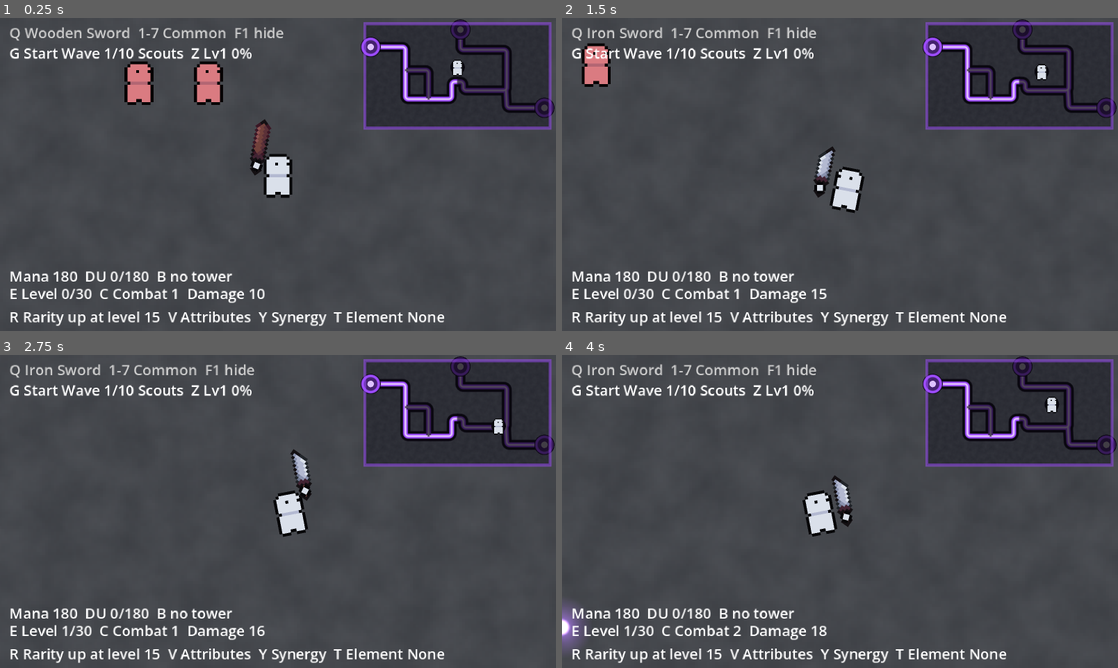
Above: before the commit, frames 1-4 (two rows, left to right).
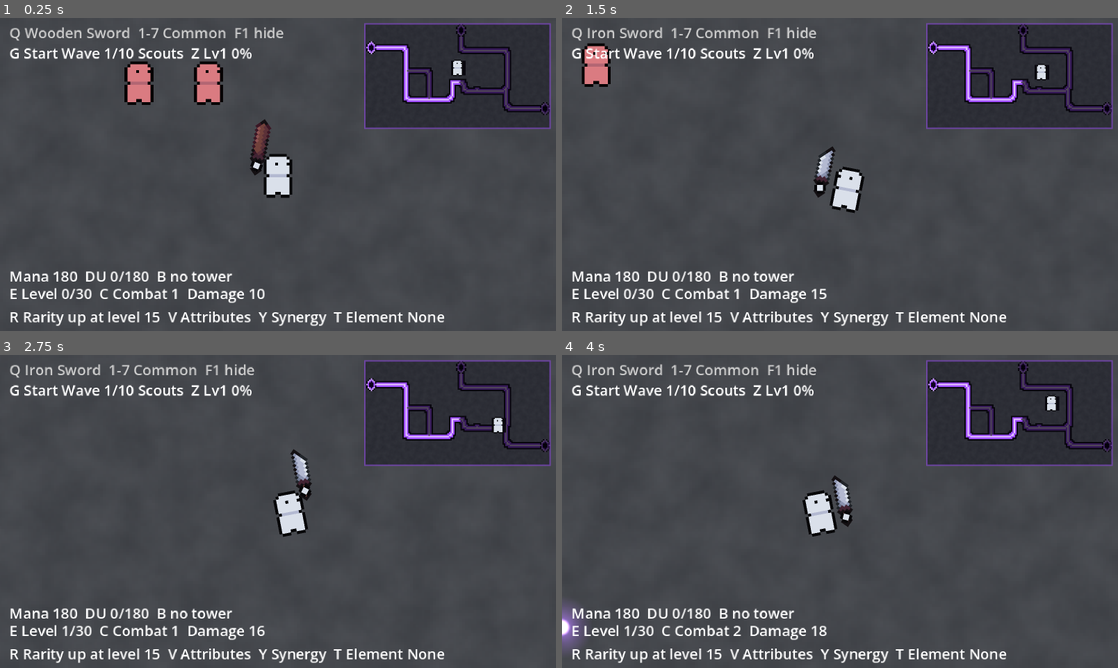
Above: after the commit, the same moments.

Repository: megalodooon/crystal-protectors
Game: Godot game, scene res://test.tscn
Two runs of this game, one before a commit and one after it. Both use one fixed random seed, a clock stepped at 60 frames per second and the inputs below.
Inputs (mouse positions are in pixels of both pictures, inside the frame that each line leads up to):
- Up to frame 1 (0.25 s): no input
- Up to frame 2 (1.5 s): tap Enter at 0.5 s; move the mouse to (962, 158) at 0.52 s; press the mouse at (962, 158) at 0.53 s; hold D (right) 0.53-1.28 s; move the mouse to (728, 190) at 1.27 s; release the mouse at (728, 190) at 1.28 s; hold S (down) from 1.28 s (still down); tap Q at 1.35 s
- Up to frame 3 (2.75 s): move the mouse to (333, 442) at 2.02 s; release S (down) at 2.03 s; hold D (right) from 2.03 s (still down); tap E at 2.1 s
- Up to frame 4 (4 s): move the mouse to (812, 574) at 2.77 s; release D (right) at 2.78 s; hold W (up) 2.78-3.53 s; tap R at 2.85 s; move the mouse to (1006, 558) at 3.52 s; hold A (left) from 3.53 s (still down); tap C at 3.6 s

The runs differ from the first frame. In frame 1, 2.5% of the frame differs, in the area x 64-100%, y 0-36%; in frame 2, 2.5%; in frame 3, 2.5%; in frame 4, 2.5%.

Commit message:
Minimap: pixel art lanes and portals that look like the real ones
The smooth anti-aliased polylines are gone. Lanes are blocks on a grid of
half a game pixel, so the minimap keeps twice the game's resolution and
hard pixel edges instead of soft ones. Cells are walked once per path,
deduped and cached, and locked paths draw first so an open lane always
wins where they cross - before this a locked lane painted over the open
one at the junctions.

A portal marker is now a small pixel version of the portal on the stage:
a tall ellipse with its voidColor inside and its own color on the rim,
instead of a flat disc.

Co-Authored-By: Claude Opus 5 <noreply@anthropic.com>

Diff:
--- a/godot/ui/minimap.gd
+++ b/godot/ui/minimap.gd
@@ -13,23 +13,25 @@
 @export var playerIcon : Texture2D
 @export var updateInterval : float = 0.05
 @export var detailScale : int = 0
-@export var laneStep : float = 3.0
+@export_range(0.125, 1.0) var pixelScale : float = 0.5
 
 @export_group("Look")
 @export var shadeColor : Color = Color(0.0, 0.0, 0.05, 0.35)
 @export var outlineColor : Color = Color(0.03, 0.02, 0.05, 0.95)
 @export var playerColor : Color = Color(1.0, 1.0, 1.0)
 @export var lockedFade : float = 0.35
-@export var laneWidth : float = 1.5
-@export var laneOutline : float = 0.9
-@export var portalRadius : float = 2.8
-@export var towerRadius : float = 1.5
-@export var enemyRadius : float = 0.9
+@export var laneOutline : int = 5
+@export var laneBody : int = 3
+@export var laneCore : int = 1
+@export var portalRadius : Vector2i = Vector2i(3, 4)
+@export var towerBlock : int = 3
+@export var enemyBlock : int = 2
 @export var playerIconSize : float = 6.0
 
 var unit : float = 1.0
+var pixel : float = 1.0
 var timer : float = 0.0
-var lanePoints : Dictionary[EnemyPathClass, PackedVector2Array] = {}
+var laneCells : Dictionary[EnemyPathClass, PackedVector2Array] = {}
 
 #------------------------#
 
@@ -46,10 +48,11 @@
 
 func apply_scale() -> void:
 	unit = float(get_detail_scale())
+	pixel = maxf(roundf(unit * pixelScale), 1.0)
 	size = minimapSize * unit
 	scale = Vector2.ONE / unit
 	position = Vector2(get_canvas_size().x - minimapSize.x - margin, margin)
-	lanePoints.clear()
+	laneCells.clear()
 	queue_redraw()
 
 func get_detail_scale() -> int:
@@ -76,77 +79,113 @@
 	draw_towers()
 	draw_enemies()
 	draw_player()
-	draw_rect(Rect2(Vector2.ZERO, size), Color(get_path_color(), 0.5), false, unit)
+	draw_rect(Rect2(Vector2.ZERO, size), Color(get_path_color(), 0.5), false, pixel)
 
 func draw_lanes() -> void:
 	if not pathNetwork:
 		return
+	var ordered : Array[EnemyPathClass] = get_ordered_paths()
+	for path in ordered:
+		draw_lane(path, laneOutline, outlineColor)
+	for path in ordered:
+		draw_lane(path, laneBody, fade(get_path_color(), path.active))
+	for path in ordered:
+		draw_lane(path, laneCore, fade(get_core_color(), path.active))
+
+func get_ordered_paths() -> Array[EnemyPathClass]:
+	var ordered : Array[EnemyPathClass] = []
 	for path in pathNetwork.paths:
-		draw_lane(path, laneWidth + laneOutline * 2.0, outlineColor)
+		if not path.active:
+			ordered.append(path)
 	for path in pathNetwork.paths:
-		draw_lane(path, laneWidth, fade(get_path_color(), path.active))
-	for path in pathNetwork.paths:
-		draw_lane(path, laneWidth * 0.4, fade(get_core_color(), path.active))
-
-func draw_lane(path : EnemyPathClass, width : float, color : Color) -> void:
-	var points : PackedVector2Array = get_lane_points(path)
-	if points.size() < 2:
-		return
-	draw_polyline(points, color, width * unit, true)
-
-func get_lane_points(path : EnemyPathClass) -> PackedVector2Array:
-	if lanePoints.has(path):
-		return lanePoints[path]
-	var points : PackedVector2Array = []
+		if path.active:
+			ordered.append(path)
+	return ordered
+
+func draw_lane(path : EnemyPathClass, thickness : int, color : Color) -> void:
+	for cell in get_lane_cells(path):
+		draw_block(cell, thickness, color)
+
+func get_lane_cells(path : EnemyPathClass) -> PackedVector2Array:
+	if laneCells.has(path):
+		return laneCells[path]
+	var cells : PackedVector2Array = []
+	var seen : Dictionary[Vector2, bool] = {}
 	var length : float = path.get_length()
 	if length > 0.0:
-		var steps : int = maxi(int(length / laneStep), 1)
+		var steps : int = maxi(int(length / (mapSize.x / size.x * pixel)) * 2, 1)
 		for i in steps + 1:
-			points.append(to_map(path.get_global_point(length * float(i) / float(steps))))
-	lanePoints[path] = points
-	return points
+			var cell : Vector2 = to_cell(path.get_global_point(length * float(i) / float(steps)))
+			if not seen.has(cell):
+				seen[cell] = true
+				cells.append(cell)
+	laneCells[path] = cells
+	return cells
 
 func draw_portals() -> void:
 	if not waveManager:
 		return
 	for portal in waveManager.portals:
-		var open : bool = portal.path == null or portal.path.active
-		var spot : Vector2 = to_map(portal.global_position)
-		var color : Color = fade(portal.color, open)
-		draw_circle(spot, (portalRadius + 0.7) * unit, outlineColor)
-		draw_circle(spot, portalRadius * unit, Color(color, 0.4))
-		draw_arc(spot, portalRadius * unit, 0.0, TAU, 28, color, 0.9 * unit, true)
-		draw_circle(spot, portalRadius * 0.4 * unit, fade(color.lerp(Color.WHITE, 0.65), open))
+		draw_portal(portal)
+
+func draw_portal(portal : PortalClass) -> void:
+	var open : bool = portal.path == null or portal.path.active
+	var center : Vector2 = to_cell(portal.global_position)
+	var rim : Color = fade(portal.color, open)
+	var core : Color = fade(portal.color.lerp(Color.WHITE, 0.5), open)
+	var hole : Color = fade(portal.voidColor, open)
+	for y in range(-portalRadius.y - 1, portalRadius.y + 2):
+		for x in range(-portalRadius.x - 1, portalRadius.x + 2):
+			var spread : float = Vector2(float(x) / float(portalRadius.x), float(y) / float(portalRadius.y)).length()
+			if spread > 1.2:
+				continue
+			var cellColor : Color = hole
+			if spread > 1.0:
+				cellColor = outlineColor
+			elif spread > 0.78:
+				cellColor = core
+			elif spread > 0.5:
+				cellColor = rim
+			draw_block(center + Vector2(float(x), float(y)), 1, cellColor)
 
 func draw_towers() -> void:
 	if not towerBuilder:
 		return
 	for tower in towerBuilder.built:
-		var spot : Vector2 = to_map(tower.global_position)
-		draw_circle(spot, (towerRadius + 0.7) * unit, outlineColor)
-		draw_circle(spot, towerRadius * unit, tower.get_color())
+		var cell : Vector2 = to_cell(tower.global_position)
+		draw_block(cell, towerBlock + 2, outlineColor)
+		draw_block(cell, towerBlock, tower.get_color())
 
 func draw_enemies() -> void:
 	if not waveManager:
 		return
 	for enemy in waveManager.get_enemy_parent().get_children():
 		if enemy is EnemyClass:
-			var spot : Vector2 = to_map(enemy.global_position)
-			draw_circle(spot, (enemyRadius + 0.5) * unit, outlineColor)
-			draw_circle(spot, enemyRadius * unit, enemy.sprite.modulate)
+			var cell : Vector2 = to_cell(enemy.global_position)
+			draw_block(cell, enemyBlock + 2, outlineColor)
+			draw_block(cell, enemyBlock, enemy.sprite.modulate)
 
 func draw_player() -> void:
 	if not player:
 		return
-	var spot : Vector2 = to_map(player.global_position)
+	var cell : Vector2 = to_cell(player.global_position)
 	var icon : Texture2D = get_player_icon()
 	if not icon:
-		draw_circle(spot, 1.7 * unit, outlineColor)
-		draw_circle(spot, 1.1 * unit, playerColor)
-		return
-	draw_circle(spot, playerIconSize * 0.42 * unit, outlineColor)
+		draw_block(cell, 4, outlineColor)
+		draw_block(cell, 2, playerColor)
+		return
+	draw_block(cell, int(playerIconSize * unit / pixel) - 2, outlineColor)
 	var iconSize : Vector2 = Vector2.ONE * playerIconSize * unit
-	draw_texture_rect(icon, Rect2(spot - iconSize / 2.0, iconSize), false)
+	draw_texture_rect(icon, Rect2((cell * pixel).round() - iconSize / 2.0, iconSize), false)
+
+func draw_block(cell : Vector2, thickness : int, color : Color) -> void:
+	if thickness <= 0:
+		return
+	var half : float = float(thickness) * 0.5 - 0.5
+	draw_rect(Rect2((cell - Vector2.ONE * half) * pixel, Vector2.ONE * float(thickness) * pixel), color)
+
+func to_cell(spot : Vector2) -> Vector2:
+	return (spot / mapSize * size / pixel).floor()
 
 func get_player_icon() -> Texture2D:
 	if playerIcon:
@@ -168,6 +207,3 @@
 
 func fade(color : Color, active : bool) -> Color:
 	return color if active else color.darkened(1.0 - lockedFade)
-
-func to_map(spot : Vector2) -> Vector2:
-	return spot / mapSize * size
Not shown, changed: HANDOUT.txt
